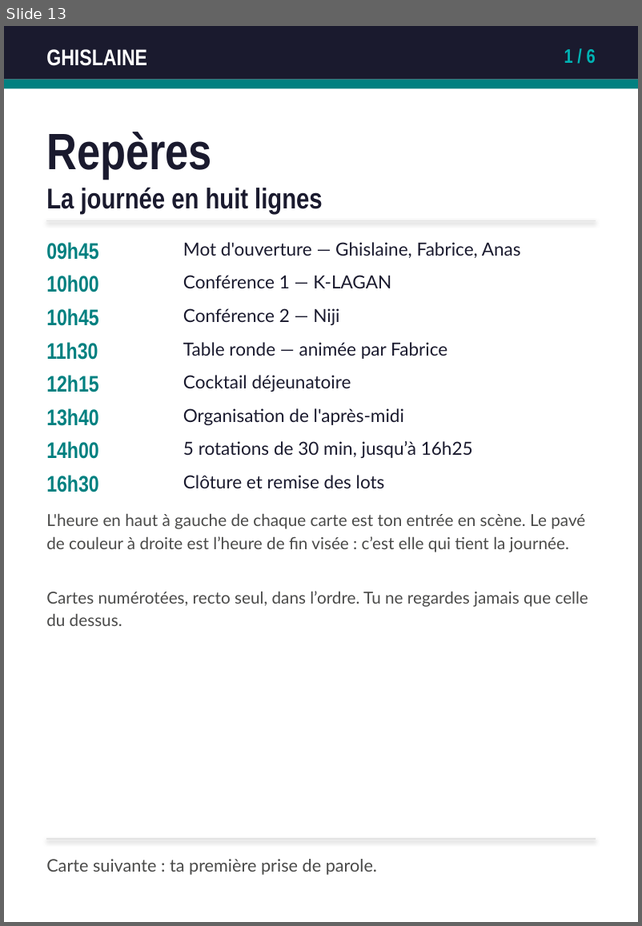
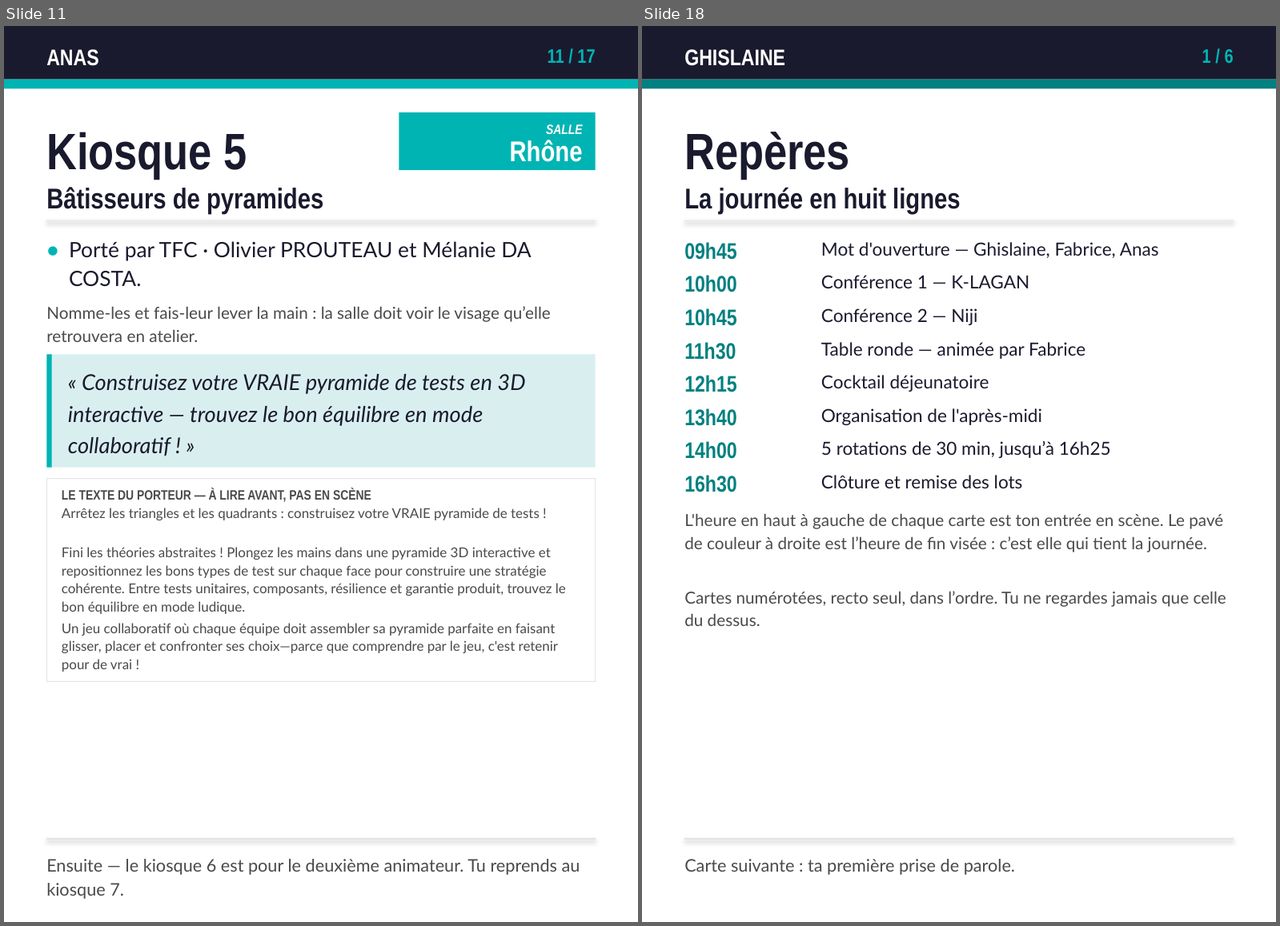
Before and after one commit to caa-jdelaux/info-hub, a slide deck: outils/fiches/fiches-animateurs.pptx. Shown side by side, each under a label of ours: slide 13 before the commit, slides 11 and 18 after it; the slides between them are not shown. The pictures are 642x926 and 1280x926 pixels, drawn with LibreOffice and Linux fonts; fonts in the diff are those of the drawing. Boxes give left, top, right and bottom in pixels: in the first picture for what was removed or moved away, otherwise in the second. Text is boxed around its words. In the diff, an @@ line names an element or a change of style, - is before the commit and + after.

```diff
--- a/outils/fiches/fiches-animateurs.pptx
+++ b/outils/fiches/fiches-animateurs.pptx
@@ slide 11 added at (4, 26, 638, 922), background #FFFFFF @@
@@ rectangle added at (4, 26, 638, 79), fill #1A1A2E @@
@@ text added at (46, 49, 98, 66), 15 pt, text #FFFFFF, bold @@
+ANAS
@@ text added at (547, 49, 594, 63), 13 pt, text #00B4B4, bold @@
+11 / 17
@@ rectangle added at (4, 79, 638, 89), fill #00B4B4 @@
@@ rectangle added at (398, 112, 594, 170), fill #00B4B4 @@
@@ text added at (46, 132, 246, 178), 34 pt, text #1A1A2E, bold @@
+Kiosque 5
@@ text added at (510, 140, 582, 162), 19 pt, text #FFFFFF, bold @@
+Rhône
@@ text added at (546, 124, 582, 134), 9 pt, text #FFFFFF, bold, italic @@
+SALLE
@@ text added at (46, 187, 323, 214), 19 pt, text #1A1A2E, bold @@
+Bâtisseurs de pyramides
@@ line added from (46, 221) to (594, 221), #E3E3E3 0.75 pt @@
@@ text added at (46, 233, 68, 292), 14 pt, text #00B4B4, bold @@
+•
@@ text added at (69, 241, 530, 287), 14 pt, text #1A1A2E @@
+Porté par TFC · Olivier PROUTEAU et Mélanie DA COSTA.
@@ text added at (46, 306, 550, 342), 11 pt, text #4A4A49 @@
+Nomme-les et fais-leur lever la main : la salle doit voir le visage qu’elle retrouvera en atelier.
@@ rectangle added at (46, 354, 594, 467), fill #D9EFEF @@
@@ rectangle added at (46, 354, 52, 467), fill #00B4B4 @@
@@ text added at (68, 374, 525, 456), 14.5 pt, text #1A1A2E, italic @@
+« Construisez votre VRAIE pyramide de tests en 3D interactive — trouvez le bon équilibre en mode collaboratif ! »
@@ rectangle added at (46, 478, 594, 680), outline #E3E3E3 0.75 pt @@
@@ text added at (62, 488, 371, 502), 9 pt, text #4A4A49, bold @@
+LE TEXTE DU PORTEUR — À LIRE AVANT, PAS EN SCÈNE
@@ text added at (62, 508, 539, 520), 9 pt, text #4A4A49 @@
+Arrêtez les triangles et les quadrants : construisez votre VRAIE pyramide de tests !
@@ text added at (62, 547, 566, 614), 9 pt, text #4A4A49 @@
+Fini les théories abstraites ! Plongez les mains dans une pyramide 3D interactive et repositionnez les bons types de test sur chaque face pour construire une stratégie cohérente. Entre tests unitaires, composants, résilience et garantie produit, trouvez le bon équilibre en mode ludique.
@@ text added at (62, 623, 558, 672), 9 pt, text #4A4A49 @@
+Un jeu collaboratif où chaque équipe doit assembler sa pyramide parfaite en faisant glisser, placer et confronter ses choix—parce que comprendre par le jeu, c'est retenir pour de vrai !
@@ line added from (46, 838) to (594, 838), #E3E3E3 0.75 pt @@
@@ text added at (46, 859, 580, 899), 11.5 pt, text #4A4A49 @@
+Ensuite — le kiosque 6 est pour le deuxième animateur. Tu reprends au kiosque 7.
@@ what was slide 13 is now slide 18 @@
```
Also in this commit, not shown: 17 slides changed, 9 other slides added, 6 other files.
